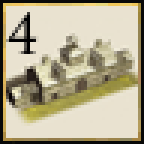
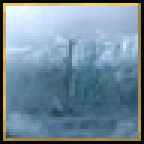
Two versions of the same layered image (144×144). Layer-by-layer changes:
removed layer "4" over left=6, top=12, right=39, bottom=54
painted on "Layer 1" over left=6, top=6, right=138, bottom=138
